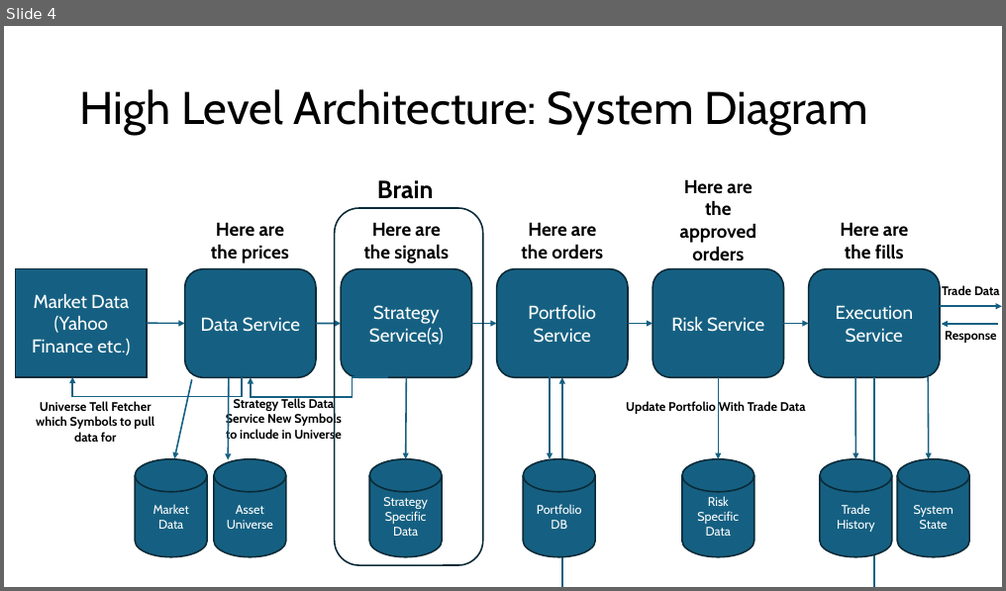
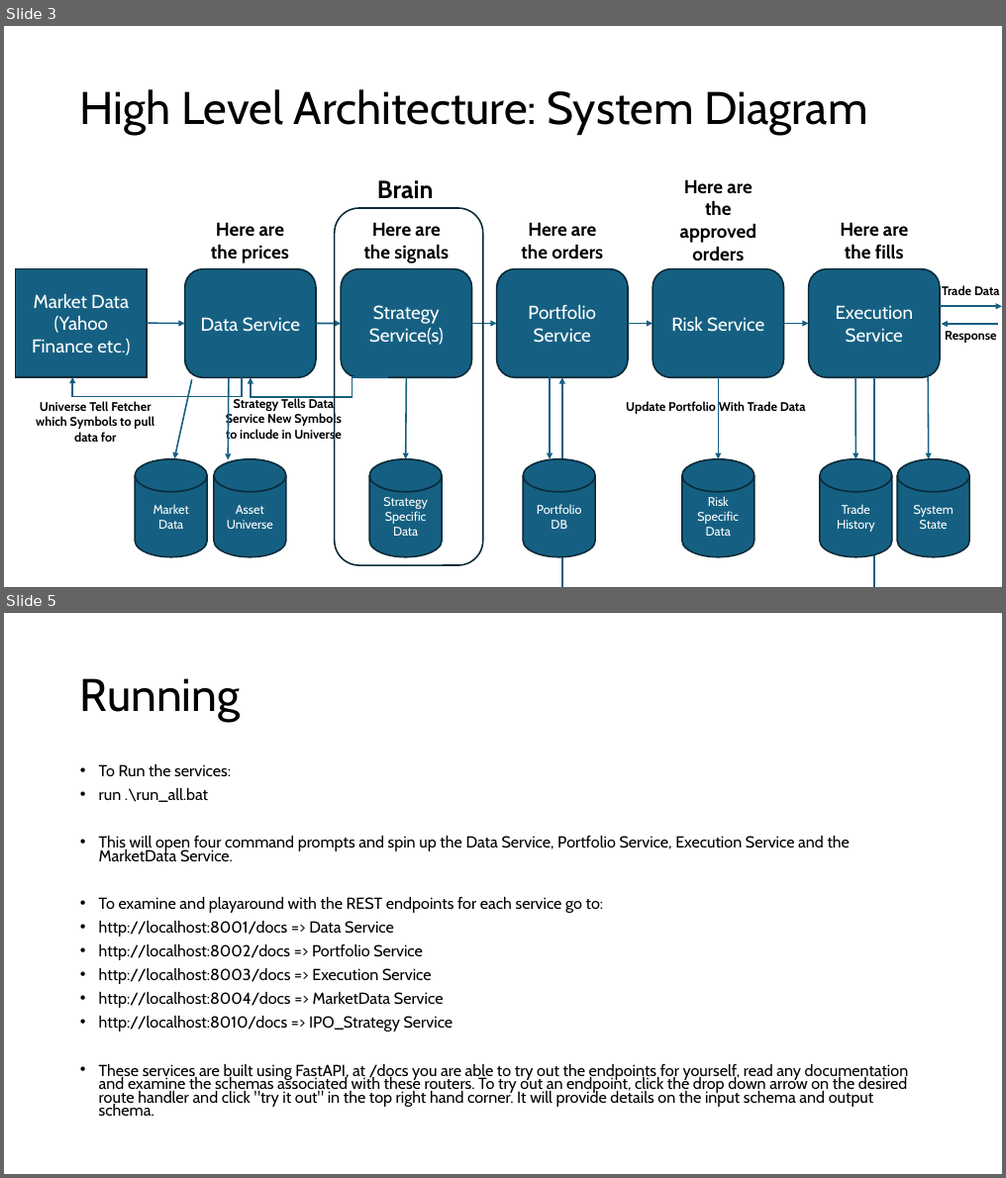
Before and after one commit to stevenOden/quant_management_platform, a slide deck: 00_system_architecture/quant_management_platform_architecture.pptx. Shown one above the other, each under a label of ours: slide 4 before the commit, slides 3 and 5 after it; the slides between them are not shown. The pictures are 1006x591 and 1006x1178 pixels, drawn with LibreOffice and Linux fonts; fonts in the diff are those of the drawing. Boxes give left, top, right and bottom in pixels: in the first picture for what was removed or moved away, otherwise in the second. Text is boxed around its words. In the diff, an @@ line names an element or a change of style, - is before the commit and + after.

Commit message:
Add market data streaming service

```diff
--- a/00_system_architecture/quant_management_platform_architecture.pptx
+++ b/00_system_architecture/quant_management_platform_architecture.pptx
@@ slide 5 added at [4, 613, 1002, 1174], background #FFFFFF @@
@@ title added at [80, 678, 241, 722], 44 pt, text #000000 @@
+Running
@@ text added at [99, 764, 909, 1116], 15.4 pt, text #000000 @@
+• To Run the services:
+• run .\run_all.bat
+• This will open four command prompts and spin up the Data Service, Portfolio Service, Execution Service and the MarketData Service.
+• To examine and playaround with the REST endpoints for each service go to:
+• http://localhost:8001/docs => Data Service
+• http://localhost:8002/docs => Portfolio Service
+• http://localhost:8003/docs => Execution Service
+• http://localhost:8004/docs => MarketData Service
+• http://localhost:8010/docs => IPO_Strategy Service
+• These services are built using FastAPI, at /docs you are able to try out the endpoints for yourself, read any documentation and examine the schemas associated with these routers. To try out an endpoint, click the drop down arrow on the desired route handler and click "try it out" in the top right hand corner. It will provide details on the input schema and output schema.
@@ what was slide 4 is now slide 3 @@
```
Also in this commit, not shown: 8 slides changed, 2 other slides added, 43 other files.
